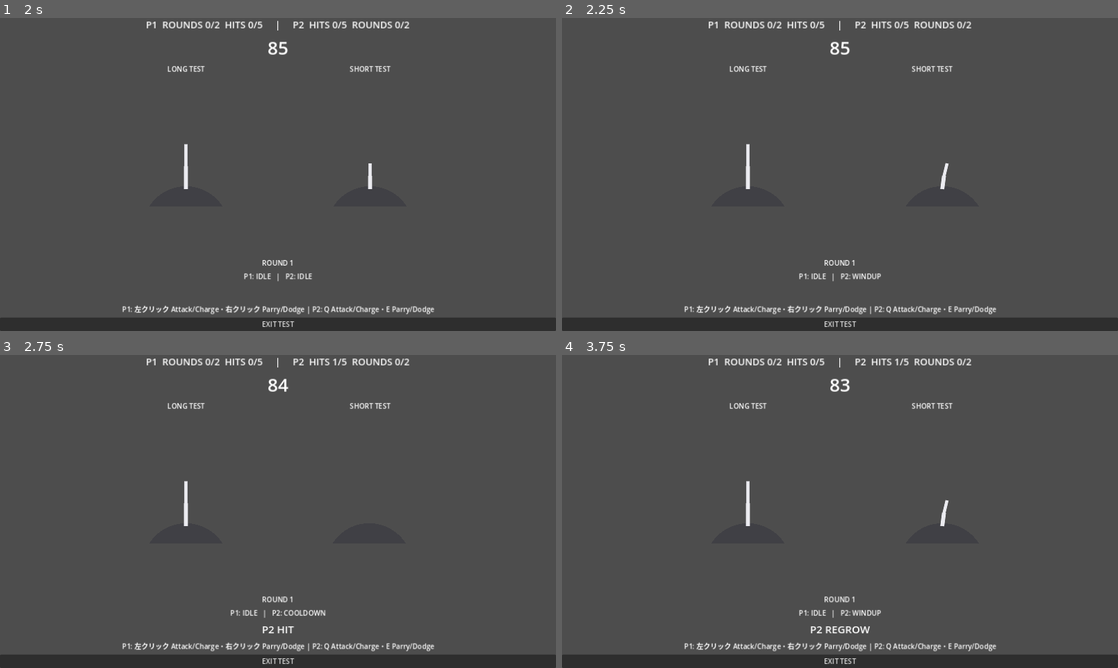
Above: before the commit, frames 1-4 (two rows, left to right).
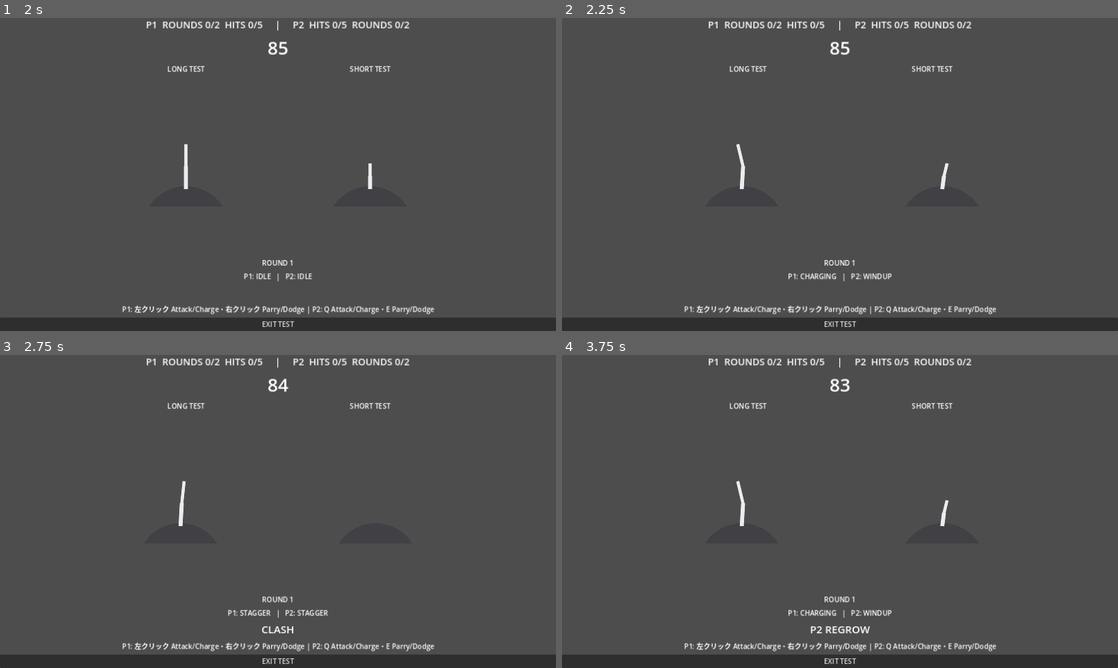
Above: after the commit, the same moments.

Repository: ktan514/ahoge-legend
Game: Godot game, scene res://scenes/app/AppRoot.tscn
Same seed, same stepped clock (60 frames per second), same inputs: the game is played once before the commit and once after it.
Inputs (mouse positions are in pixels of both pictures, inside the frame that each line leads up to):
- Up to frame 1 (2 s): click "LOCAL TEST BATTLE" at 0.5 s; click "START LOCAL BATTLE" at 1.25 s
- Up to frame 2 (2.25 s): tap Enter at 2 s; move the mouse to (962, 158) at 2.02 s; tap Q at 2.1 s; click (962, 158) at 2.17 s
- Up to frame 3 (2.75 s): no input
- Up to frame 4 (3.75 s): move the mouse to (728, 527) at 2.77 s; tap E at 2.85 s; click (728, 527) at 2.92 s; move the mouse to (895, 442) at 3.52 s; tap Q at 3.6 s; click (895, 442) at 3.67 s

Frame 1 is identical in both runs. In frame 2, 0.4% of the frame differs, in the area x 31-60%, y 40-85%; in frame 3, 0.5%, in the area x 32-61%, y 1-89%; in frame 4, 0.5%.

Commit message:
fix: マウス戦闘入力をinput経路で受け取る

Diff:
--- a/src/ui/battle.gd
+++ b/src/ui/battle.gd
@@ -58,17 +58,24 @@
 	hud.render(_match, _combat.get_state(0), _combat.get_state(1))
 
 
-func _unhandled_input(event: InputEvent) -> void:
+func _input(event: InputEvent) -> void:
 	if _completion_emitted:
 		return
 
 	if event is InputEventMouseButton:
+		# _input()でGUIより先に受け取るため、実際の操作Button上だけは戦闘入力から除外する。
+		var hovered_control := get_viewport().gui_get_hovered_control()
+		var over_button := hovered_control is BaseButton
+
 		if event.button_index == MOUSE_BUTTON_LEFT:
 			if event.pressed:
-				_combat.press_attack(0)
+				if not over_button:
+					_combat.press_attack(0)
 			else:
-				_combat.release_attack(0)
-		elif event.button_index == MOUSE_BUTTON_RIGHT and event.pressed:
+				# Battle領域で開始したChargeは、マウス位置に関係なくreleaseする。
+				if _combat.get_state(0).action_state == 1:
+					_combat.release_attack(0)
+		elif event.button_index == MOUSE_BUTTON_RIGHT and event.pressed and not over_button:
 			_combat.defend(0)
 
 	if event is InputEventKey and not event.echo:
